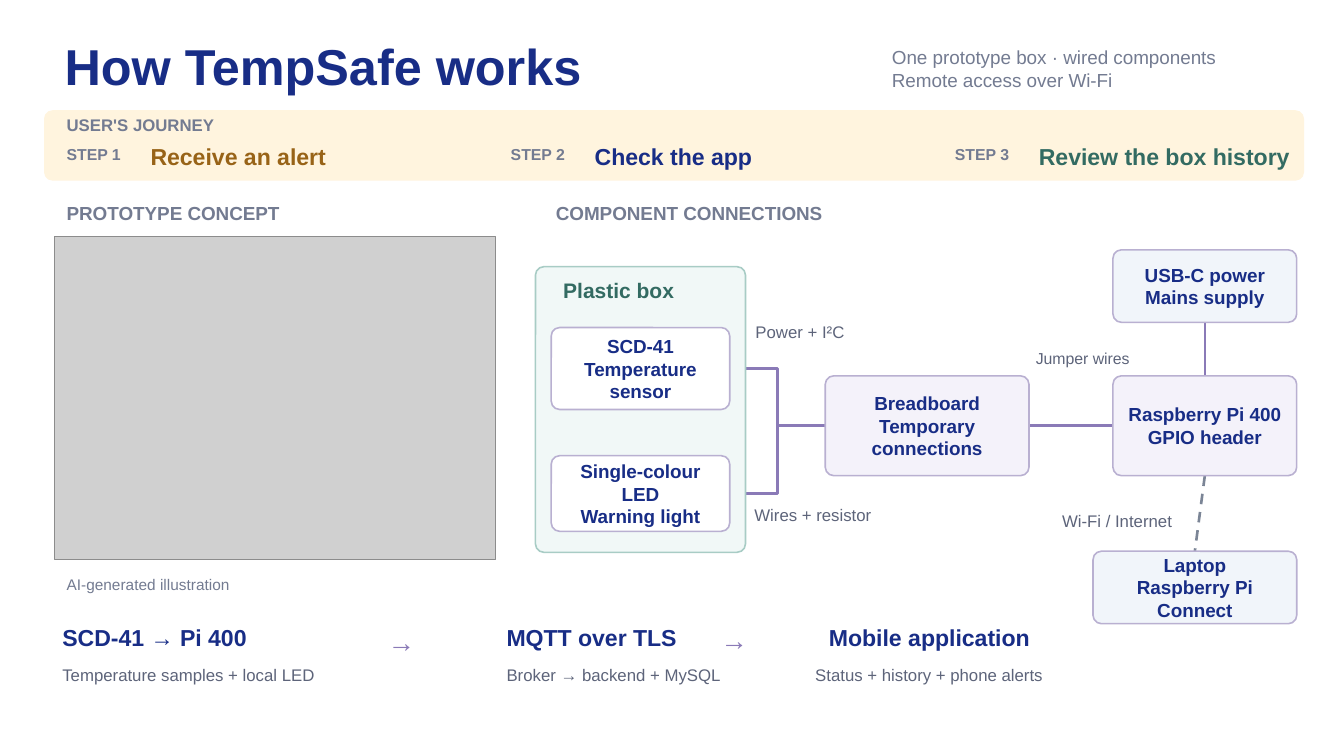
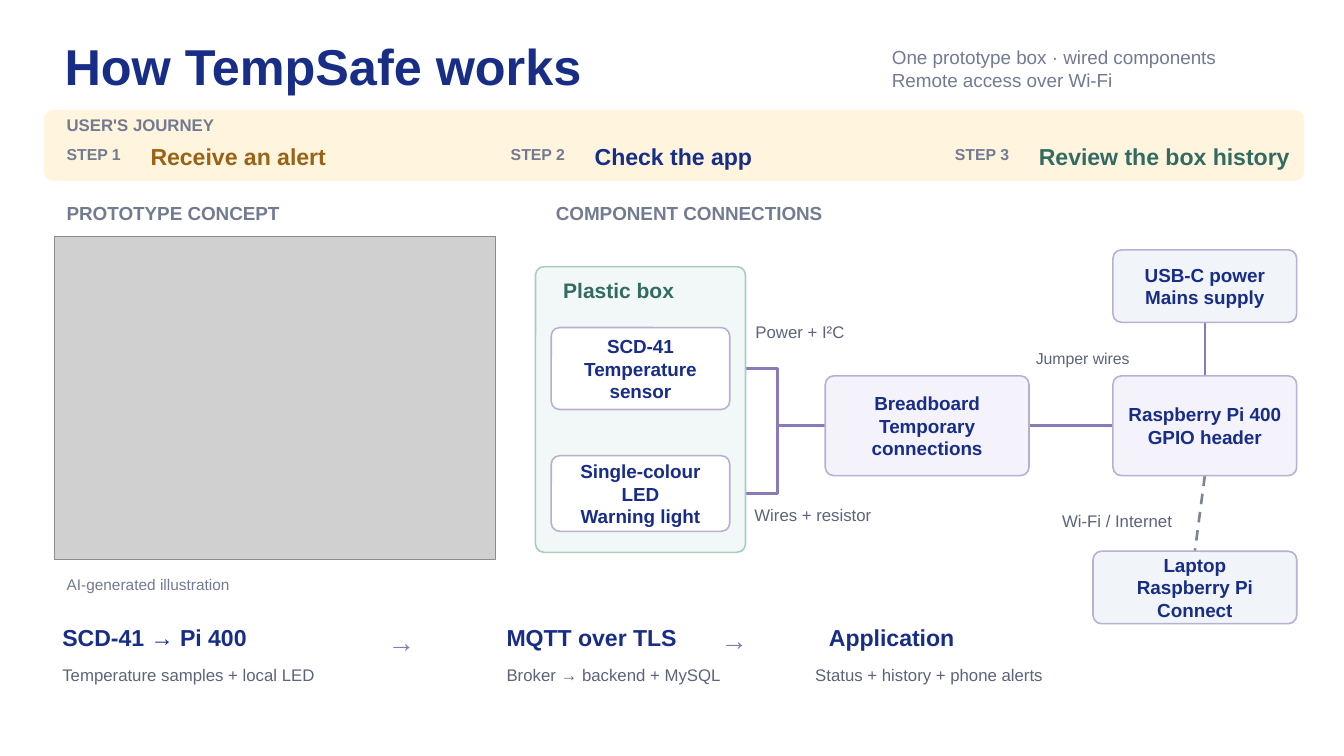
Before and after one commit to nikitsya/Smart-Box, a slide deck: slide 3 of docs/presentation/TempSafe_Elevator_Pitch.pptx. Drawn at 1344x756 pixels with LibreOffice and Linux fonts; fonts in the diff are those of the drawing; grey boxes stand for pictures. Boxes give left, top, right and bottom in pixels: in the first picture for what was removed or moved away, otherwise in the second. Text is boxed around its words. In the diff, an @@ line names an element or a change of style, - is before the commit and + after.

```diff
--- a/docs/presentation/TempSafe_Elevator_Pitch.pptx
+++ b/docs/presentation/TempSafe_Elevator_Pitch.pptx
@@ text at (829, 629, 954, 651): text changed @@
-Mobile application
+Application
```
Also in this commit, not shown: 2 other slides changed, 1 slide added.
